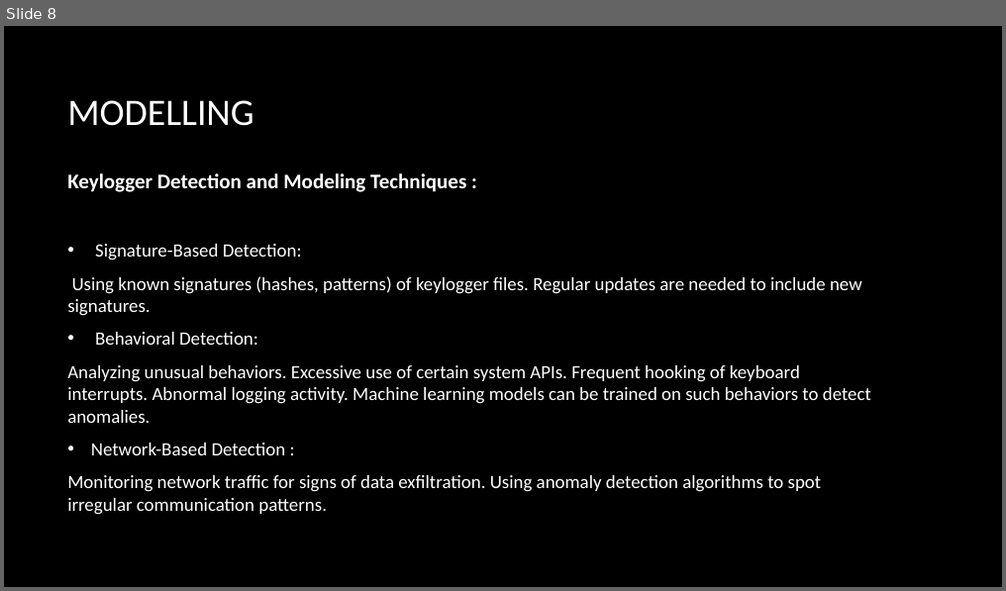
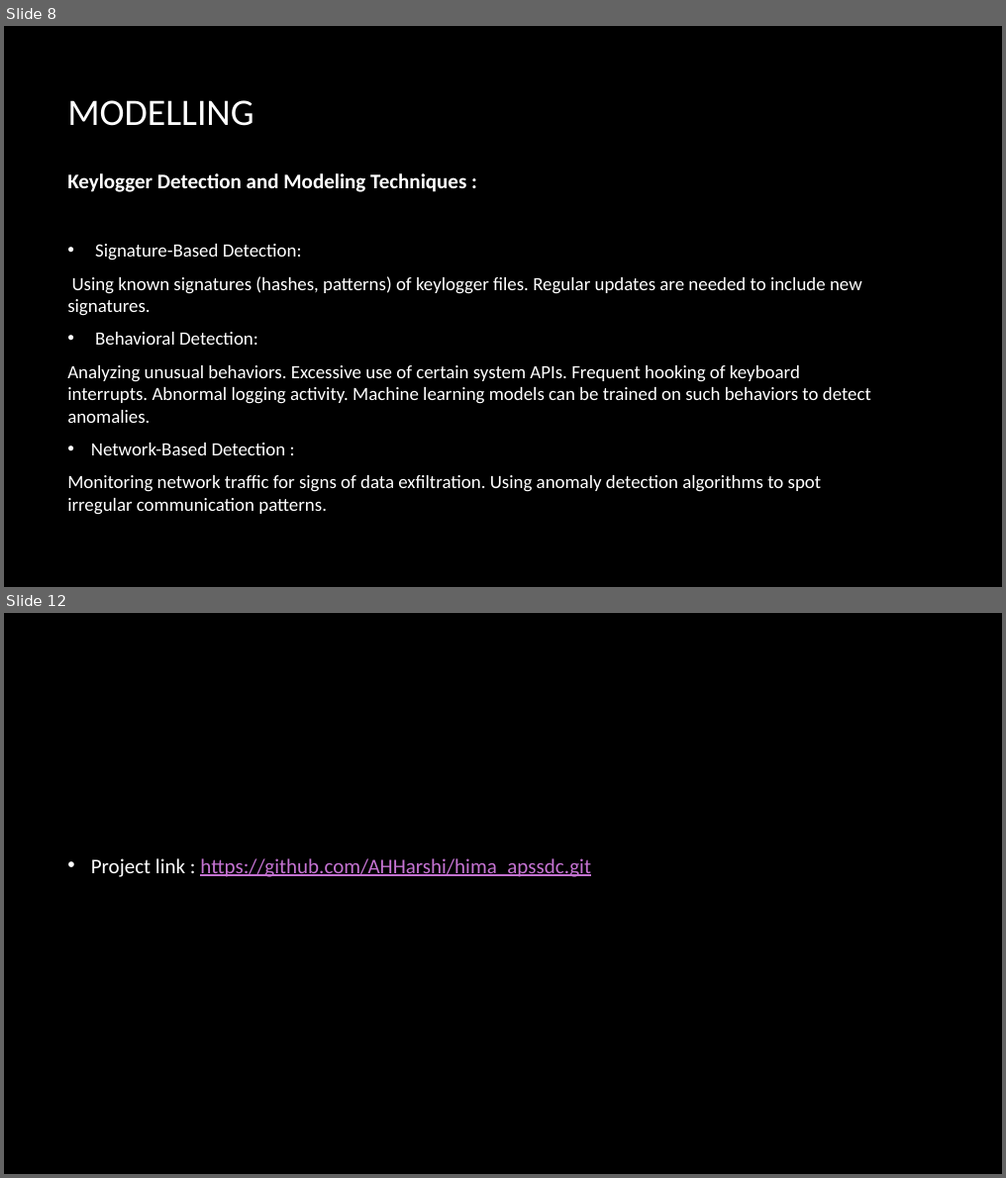
Before and after one commit to AHHarshi/hima_apssdc, a slide deck: hima.pptx. Shown one above the other, each under a label of ours: slide 8 before the commit, slides 8 and 12 after it; the slides between them are not shown. The pictures are 1006x591 and 1006x1178 pixels, drawn with LibreOffice and Linux fonts; fonts in the diff are those of the drawing; background and template pictures are left out. Boxes give left, top, right and bottom in pixels: in the first picture for what was removed or moved away, otherwise in the second. Text is boxed around its words. In the diff, an @@ line names an element or a change of style, - is before the commit and + after.

```diff
--- a/hima.pptx
+++ b/hima.pptx
@@ slide 12 added at (x1=4, y1=613, x2=1002, y2=1174), background picture (left out) @@
@@ text added at (x1=91, y1=859, x2=591, y2=877), 20 pt, text #C573D2, underline @@
+• Project link : https://github.com/AHHarshi/hima_apssdc.git
```
Also in this commit, not shown: 5 slides changed, 1 other slide added, 3 slides removed.
